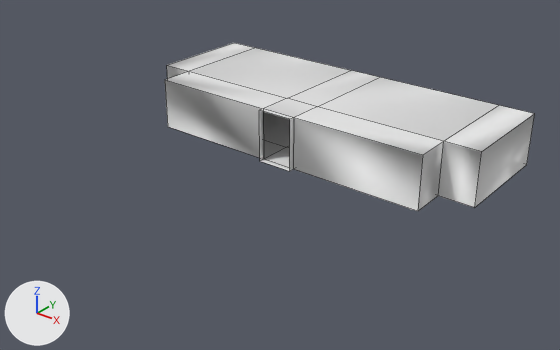
What one commit did to the Blender file Res/Models/Map.blend.
The view is the same before and after, from a camera (50 mm lens) standing at (48.6, -67.6, 36.2) and looking at (1.4, -8.6, -0.4). Arrows for +X, +Y and +Z are at lower left; the lights stay in place. Mesh edges are drawn as thin lines.

Names of what the first picture shows: 'Door', 'Floor', 'Left wall 3', 'Right wall 1', 'Right wall 2', 'Right wall 3', 'Roof'.
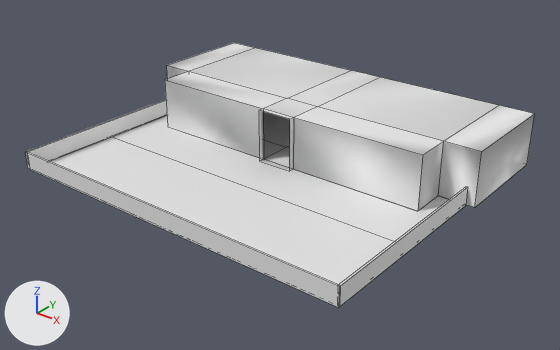
Diff of the bpy script that builds the scene:
```diff
--- a/Res/Models/Map.blend.py
+++ b/Res/Models/Map.blend.py
@@ me_plane @@
+me_plane.from_pydata([(-1.0, -1.0, 0.0), (1.0, -1.0, 0.0), (-1.0, 1.0, 0.0), (1.0, 1.0, 0.0), (-1.0, 2.84, 0.0), (-0.86, 2.85, 0.0), (-0.86, 2.12, 0.0), (0.86, 2.12, 0.0), (0.86, 2.85, 0.0), (1.0, 2.84, 0.0), (1.0, 1.0, 0.0)], [], [(0, 1, 3, 2), (4, 5, 6, 7, 8, 9, 10, 2)])
@@ me_cube_002 @@
+me_cube_002.from_pydata(...)  # a box spanning x -1.0..1.0, y -11.0..11.0, z -1.0..1.0
@@ me_cube_004 @@
+me_cube_004.from_pydata(...)  # a box spanning x -1.0..1.0, y -1.0..1.0, z -1.0..1.0
@@ ob_floor @@
-ob_floor = bpy.data.objects.new('Floor', me_cube_012)
+ob_floor = bpy.data.objects.new('Floor', me_plane)
 ob_floor.parent = ob_entrance
-ob_floor.location = (0.0, 0.0, 0.0)
+ob_floor.location = (0.0, -19.18, 0.0)
+ob_floor.scale = (20.3, 5.69, 1.0)
@@ ob_right_fence @@
+ob_right_fence = bpy.data.objects.new('Right Fence', me_cube_002)
+ob_right_fence.parent = ob_outside
+ob_right_fence.location = (20.4, -13.97, 1.0)
+ob_right_fence.scale = (0.1, 0.996, 1.0)
@@ ob_outside @@
+ob_outside = bpy.data.objects.new('Outside', None)
+ob_outside.location = (0.0, 0.0, 0.0)
@@ ob_left_fence @@
+ob_left_fence = bpy.data.objects.new('Left Fence', me_cube_002.copy())
+ob_left_fence.parent = ob_outside
+ob_left_fence.location = (-20.4, -13.97, 1.0)
+ob_left_fence.scale = (0.1, 0.995, 1.0)
@@ ob_back_fence @@
+ob_back_fence = bpy.data.objects.new('Back Fence', me_cube_004)
+ob_back_fence.parent = ob_outside
+ob_back_fence.location = (0.0, -24.97, 1.0)
+ob_back_fence.scale = (20.5, 0.1, 1.0)
```

Where the change shows, as pixel boxes (x1, y1, x2, y2) in the pictures (560 x 350 px):
'Floor', reshaped, moved, rescaled: before (263, 112, 290, 168); after (51, 115, 449, 284)
'Back Fence', added: after (26, 151, 341, 307)
'Right Fence', added: after (339, 186, 468, 306)
'Left Fence', added: after (27, 100, 167, 161)
'Floor.001', unchanged, uncovered by the edit: after (263, 112, 290, 168)
